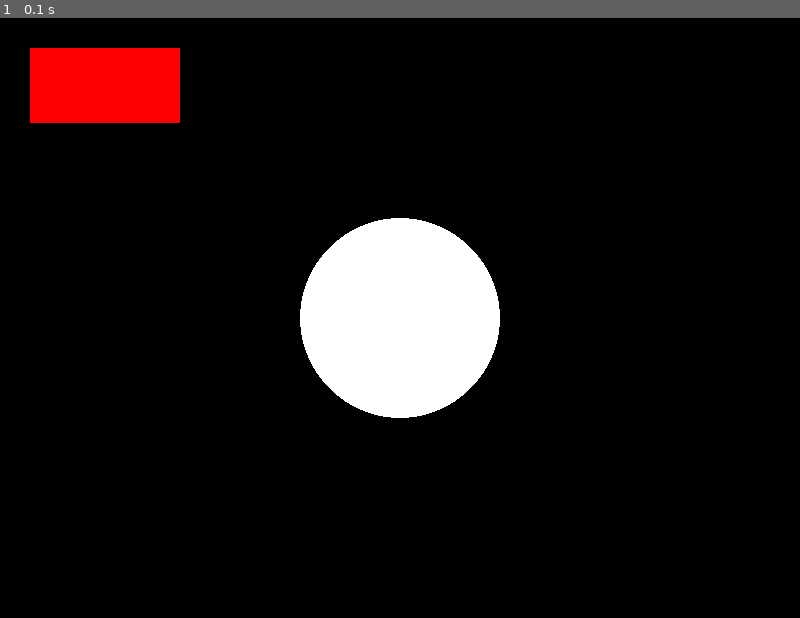
Above: before the commit, frame 1.
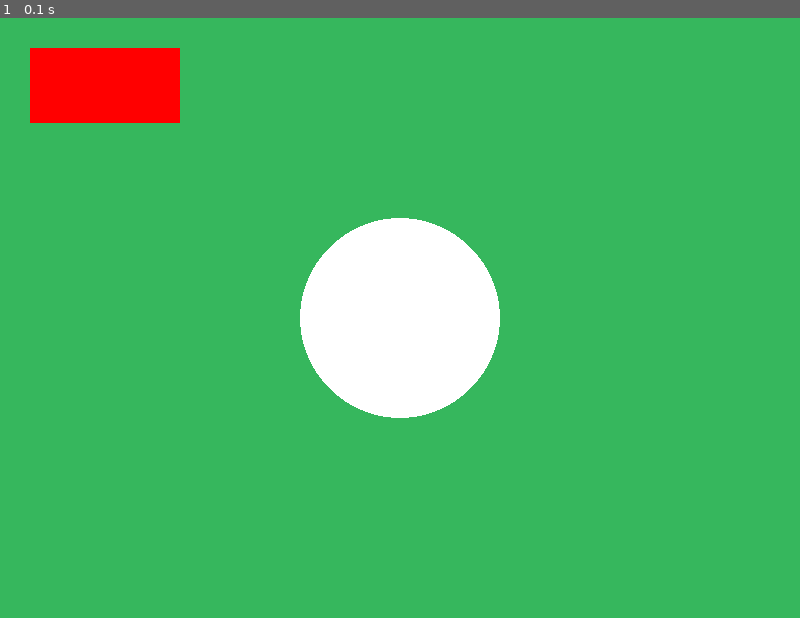
Above: after the commit, the same moment.

Repository: hmate06/Pygame---HTML-PPT
Game: pygame game, started from da_pygame/alakzatok.py
Two runs of this game, one before a commit and one after it. Both use one fixed random seed, a clock stepped at 60 frames per second and the inputs below.
Inputs:
- Up to frame 1 (0.1 s): no input

The runs differ from the first frame. In frame 1, 91% of the frame differs, in the area x 0-100%, y 0-100%.

Commit message:
kisebb javítások

Diff:
--- a/da_pygame/alakzatok.py
+++ b/da_pygame/alakzatok.py
@@ -1,28 +1,38 @@
 import pygame
 
-B = (0,0,0)
-W = (255,255,255)
+PIROS = (255, 0, 0)
+KEK = (0, 0, 255)
+SZIN = (54, 183, 93)
+FEHER = (255, 255, 255)
 
 pygame.init()
 screen = pygame.display.set_mode((800, 600))
 pygame.display.set_caption("Alapok")
-bgc = B
-# pygame.draw.kor(hova rajzolja, szin, (kozeppont_koordinatai), sugar) --- kor kotelezo parameterei
+
 
 running = True
 while running:
     for event in pygame.event.get():
         if event.type == pygame.QUIT:
             running = False
-    screen.fill(bgc) # tipp: a hatter szinezese az alakzat rajzolasa elott legyen kulomben takrani fogja
-    pygame.draw.circle(screen, W, (400, 300), 100) # kor rajzolsa
-    pygame.draw.rect(screen, (255, 0, 0), (30, 30, 150, 75)) # 4szog: (hovarajzolja, szin, (pozicio es meret))
 
-    """
-    egyeb alakzatok:
-    elipszis: ellipse(hova, szin, (pozicio es meret))
-    sokszog: polygon(hova, szin, [(csucsok)(koordinatai)])
-    """
+    # A háttér színezése az alakzat rajzolása előtt legyen különben takarni fogja
+    screen.fill(SZIN)
+
+    # kör rajzolása
+    pygame.draw.circle(screen, FEHER, (400, 300), 100)
+                    # (felület, szín, (középpontjának_koordinátái), kör_sugara) - kör kötelező paraméterei
+
+    # négyszögek rajzolása
+    pygame.draw.rect(screen, (255, 0, 0), (30, 30, 150, 75))
+                    # (felület, szín, (pozíciója és mérete)) - négyzet kötelező paraméterei
+
+    # egyéb alakzatok:
+    # - elipszis: ellipse(felület, szín, (pozíciója és mérete))
+    # pygame.draw.ellipse(screen, KEK, (50, 50, 200, 75))
+
+    # - sokszög: polygon(felület, szín, [(csúcsok_koordinátája), (), ()])
+    # pygame.draw.polygon(screen, KEK, [(120, 90), (120,200), (200, 90)])
 
     pygame.display.update()
 
--- a/da_pygame/alapok.py
+++ /dev/null
@@ -1,16 +0,0 @@
-import pygame # pygame importalasa
-
-
-pygame.init()
-screen = pygame.display.set_mode((800, 600)) # kepernyo/jatekter merete
-pygame.display.set_caption("Alapok") # megjeleno ablak neeve
-
-
-running = True
-while running:
-    for event in pygame.event.get():
-        if event.type == pygame.QUIT:
-            running = False
-    pygame.display.update()
-
-pygame.quit()
--- a/da_pygame/szinek.py
+++ b/da_pygame/szinek.py
@@ -1,13 +1,15 @@
 import pygame
 
-PIROS = (255, 0, 0) # --- hatter szinezese const-val
+# háttérszínhez a constansok meghatározása
+PIROS = (255, 0, 0)
 KEK = (0,0,255)
 SZIN = (54, 183, 93)
 
 pygame.init()
 screen = pygame.display.set_mode((800, 600))
-pygame.display.set_caption("Alapok")
-hatter_szine = SZIN # --- hatter szinezese const-val
+pygame.display.set_caption("Színek")
+
+# hatter_szine = SZIN
 
 
 running = True
@@ -15,15 +17,21 @@
     for event in pygame.event.get():
         if event.type == pygame.QUIT:
             running = False
-        if event.type == pygame.KEYDOWN: # hatter szinenek megvaltoztatasa billentyuk lenyomasaval
-            if event.key == pygame.K_r: # "r" betu lenyomasa
-                hatter_szine = PIROS# piros lesz a hatter
-            elif event.key == pygame.K_b:
+
+        # Billentyű lenyomásra háttérszín megváltozása
+        if event.type == pygame.KEYDOWN:
+
+            if event.key == pygame.K_r: # "r" billentyű lenyomása - piros lesz a háttér
+                hatter_szine = PIROS
+
+            elif event.key == pygame.K_t: # "t" billentyű lenyomása - piros lesz a háttér
                 hatter_szine = KEK
 
-    # screen.fill(hatter_szine) --- hatter szinezese const-val
-    screen.fill(hatter_szine)
-    # screen.fill((R, G, B)) --- hatter szinezese RGB koddal
+
+    # --- háttér színezése const-val
+    screen.fill(SZIN)
+    # screen.fill((R, G, B)) --- háttér színezése RGB kóddal
+
     pygame.display.update()
 
 pygame.quit()
